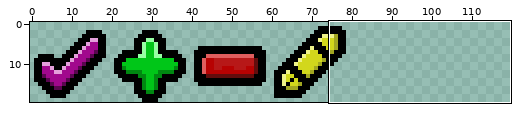
Sprite sheet: assets/images/editors/ui/context-icons.png. The picture above shows the old version from afar; the outline marks the close-up.
Close-up. The starting point:
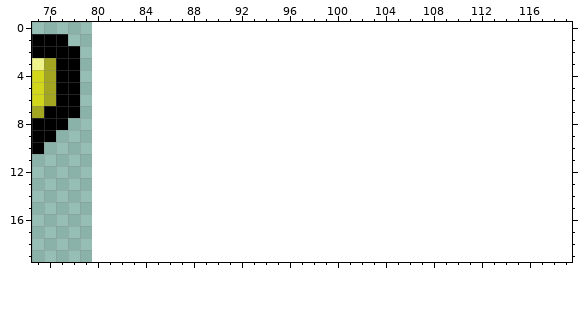
The file is 80x20 pixels. Pixels under 10% opacity are left out. Colours within 5 levels of each other are drawn and written as one. Shown: x 75..119, y 0..19. The old version is drawn lined up with the new one, on the new canvas.
New version:
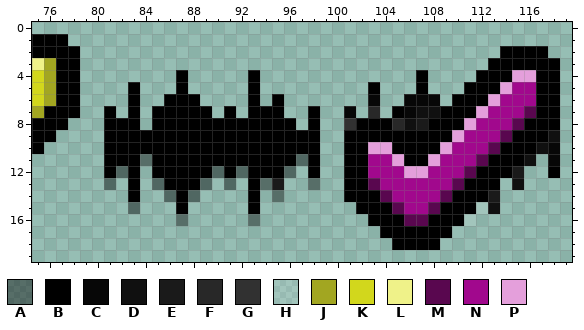
Palette (. is transparent): A #0000006b  B #000000  C #070707  D #101010  E #1a1a1a  F #282828  G #313131  H #ffffff1c  J #a2a621  K #d2d71c  L #eff289  M #59074f  N #a1088d  P #e49fdb
Change:
canvas 80x20 -> 120x20
y 2: x 114..117 .... -> BBBB
y 3: x 113..118 ...... -> BBBBBB
y 4: x 87 . -> B; x 93 . -> B; x 107 . -> B; x 112..118 ....... -> BBBPPBB
y 5: x 83 . -> B; x 87 . -> B; x 93 . -> B; x 103 . -> B; x 107 . -> B; x 111..118 ........ -> BBBPNNBB
y 6: x 83 . -> B; x 86..88 ... -> BBB; x 93 . -> B; x 95 . -> B; x 103 . -> C; x 106..108 ... -> CCC; x 110..118 ......... -> BBBPNNNBB
y 7: x 81 . -> B; x 83 . -> B; x 85..89 ..... -> BBBBB; x 91 . -> B; x 93..95 ... -> BBB; x 98 . -> B; x 101 . -> C; x 103 . -> F; x 105..118 .............. -> BCDDBBBPNNNMBB
y 8: x 81..83 ... -> BBB; x 85..96 ............ -> BBBBBBBBBBBB; x 98 . -> B; x 101..118 .................. -> GBBBFDEBBBPNNNMBBB
y 9: x 81..98 .................. -> BBBBBBBBBBBBBBBBBB; x 101..118 .................. -> BBBBBBBBBPNNNMBBBD
y 10: x 81..98 .................. -> BBBBBBBBBBBBBBBBBB; x 101..118 .................. -> BBPPBBBBPNNNMBBBDC
y 11: x 81..98 .................. -> BBBABBBBBBBBBBBBAB; x 101..116 ................ -> BBNNPBBPNNNMBBBD; x 118 . -> C
y 12: x 81..83 ... -> BAB; x 85..96 ............ -> BBBBBABABBBA; x 98 . -> B; x 101..115 ............... -> BBNNNPPNNNMBBBE; x 118 . -> B
y 13: x 81 . -> A; x 83 . -> B; x 85..89 ..... -> ABBBA; x 91 . -> A; x 93..95 ... -> BAE; x 98 . -> A; x 101..113 ............. -> BBMNNNNNNMBBB; x 115 . -> D
y 14: x 83 . -> B; x 86..88 ... -> ABA; x 93 . -> B; x 95 . -> A; x 101..113 ............. -> BBBMNNNNMBBBE
y 15: x 83 . -> A; x 87 . -> B; x 93 . -> B; x 102..113 ............ -> BBBMNNMBBBHD
y 16: x 87 . -> A; x 93 . -> A; x 103..111 ......... -> BBBMMBBBH
y 17: x 104..109 ...... -> BBBBBB
y 18: x 105..108 .... -> BBBB
